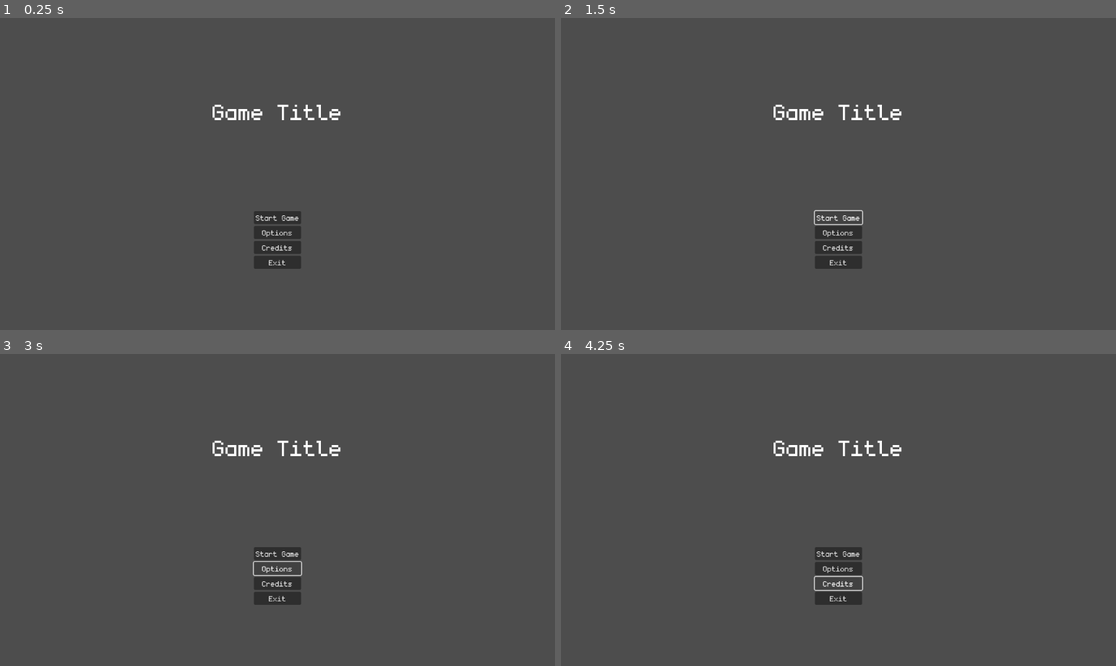
Above: before the commit, frames 1-4 (two rows, left to right).
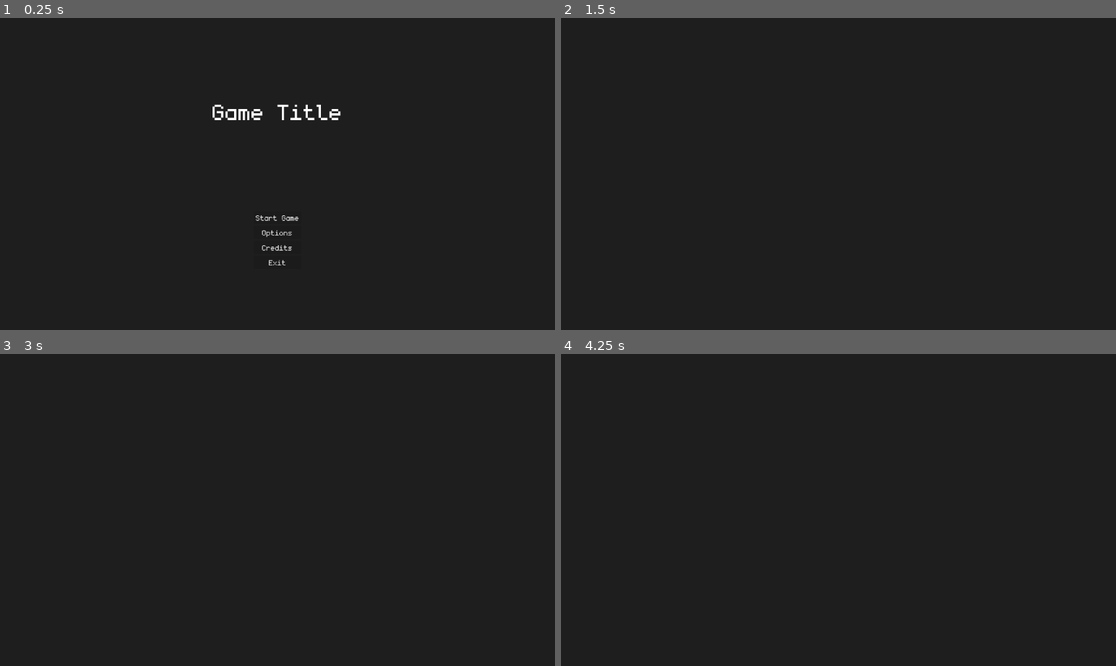
Above: after the commit, the same moments.

Repository: Juanxpeke/GD-BR2024
Game: Godot game, scene res://Core/GUI/MainMenu/main_menu.tscn
Same seed, same stepped clock (60 frames per second), same inputs: the game is played once before the commit and once after it. Before the commit the project has no main scene; this scene is started directly in both runs.
Inputs (mouse positions are in pixels of both pictures, inside the frame that each line leads up to):
- Up to frame 1 (0.25 s): no input
- Up to frame 2 (1.5 s): click "Start Game" at 0.5 s; click (838, 217) at 1.25 s, where only the run before the commit has a clickable "Start Game"
- Up to frame 3 (3 s): click (277, 553) at 2 s, where only the run before the commit has a clickable "Start Game"; click (277, 569) at 2.75 s, where only the run before the commit has a clickable "Options"
- Up to frame 4 (4.25 s): click (838, 584) at 3.5 s, where only the run before the commit has a clickable "Credits"

The runs differ from the first frame. In frame 1, 98% of the frame differs, in the area x 0-100%, y 0-100%; in frame 2, 99%; in frame 3, 99%; in frame 4, 99%.

Commit message:
Added domino node

Diff:
--- /dev/null
+++ b/Core/Domino/domino.gd
@@ -0,0 +1,30 @@
+class_name Domino
+extends Node2D
+
+var grabbed : bool = false
+
+@onready var sprite := %Sprite
+@onready var area := %Area
+
+# Called when the node enters the scene tree for the first time
+func _ready() -> void:
+	area.input_event.connect(_on_input_event)
+	area.mouse_entered.connect(_on_mouse_entered)
+	area.mouse_exited.connect(_on_mouse_exited)
+
+# Called every frame. 'delta' is the elapsed time since the previous frame
+func _process(delta: float) -> void:
+	pass
+
+# Called on input event within the node
+func _on_input_event(viewport : Node, event : InputEvent, shape_idx : int) -> void:
+	if event is InputEventMouseButton and event.button_index == MOUSE_BUTTON_LEFT and  event.is_pressed():
+		print('xd')
+
+# Called when the mouse enters the node
+func _on_mouse_entered() -> void:
+	pass
+
+# Called when the node exits the node
+func _on_mouse_exited() -> void:
+	pass
--- /dev/null
+++ b/Core/Domino/domino.tscn
@@ -0,0 +1,21 @@
+[gd_scene load_steps=4 format=3 uid="uid://lnky8im65wgg"]
+
+[ext_resource type="Script" path="res://Core/Domino/domino.gd" id="1_0ifoe"]
+[ext_resource type="Texture2D" uid="uid://jlryjbt7mgau" path="res://icon.svg" id="2_ksm0i"]
+
+[sub_resource type="RectangleShape2D" id="RectangleShape2D_fsirf"]
+size = Vector2(16, 32)
+
+[node name="Domino" type="Node2D"]
+script = ExtResource("1_0ifoe")
+
+[node name="Sprite" type="Sprite2D" parent="."]
+unique_name_in_owner = true
+scale = Vector2(0.125, 0.25)
+texture = ExtResource("2_ksm0i")
+
+[node name="Area" type="Area2D" parent="."]
+unique_name_in_owner = true
+
+[node name="CollisionShape" type="CollisionShape2D" parent="Area"]
+shape = SubResource("RectangleShape2D_fsirf")
--- /dev/null
+++ b/Core/GUI/MainMenu/main_menu.gd
@@ -0,0 +1,28 @@
+class_name MainMenu
+extends Control
+
+var match_scene : PackedScene = load("res://Core/Match/match.tscn")
+
+@onready var start_game_button := %StartGameButton
+@onready var options_button := %OptionsButton
+@onready var credits_button := %CreditsButton
+@onready var exit_button := %ExitButton
+
+# Private
+
+# Called when the node enters the scene tree for the first time
+func _ready() -> void:
+	start_game_button.pressed.connect(_on_start_game_button_pressed)
+	exit_button.pressed.connect(_on_exit_button_pressed)
+
+# Called every frame. 'delta' is the elapsed time since the previous frame
+func _process(delta: float) -> void:
+	pass
+
+# Called when the start game button is pressed
+func _on_start_game_button_pressed() -> void:
+	get_tree().change_scene_to_packed(match_scene)
+
+# Called when the exit button is pressed
+func _on_exit_button_pressed() -> void:
+	get_tree().quit()
--- a/Core/GUI/MainMenu/main_menu.tscn
+++ b/Core/GUI/MainMenu/main_menu.tscn
@@ -1,4 +1,6 @@
-[gd_scene format=3 uid="uid://dfc1rfdj3ibh8"]
+[gd_scene load_steps=2 format=3 uid="uid://dfc1rfdj3ibh8"]
+
+[ext_resource type="Script" path="res://Core/GUI/MainMenu/main_menu.gd" id="1_enann"]
 
 [node name="MainMenu" type="Control"]
 layout_mode = 3
@@ -7,6 +9,7 @@
 anchor_bottom = 1.0
 grow_horizontal = 2
 grow_vertical = 2
+script = ExtResource("1_enann")
 
 [node name="Title" type="Label" parent="."]
 layout_mode = 1
@@ -39,18 +42,22 @@
 grow_vertical = 2
 
 [node name="StartGameButton" type="Button" parent="ButtonsContainer"]
+unique_name_in_owner = true
 layout_mode = 2
 text = "Start Game"
 
 [node name="OptionsButton" type="Button" parent="ButtonsContainer"]
+unique_name_in_owner = true
 layout_mode = 2
 text = "Options
 "
 
 [node name="CreditsButton" type="Button" parent="ButtonsContainer"]
+unique_name_in_owner = true
 layout_mode = 2
 text = "Credits"
 
 [node name="ExitButton" type="Button" parent="ButtonsContainer"]
+unique_name_in_owner = true
 layout_mode = 2
 text = "Exit"
--- /dev/null
+++ b/Core/Match/match.tscn
@@ -0,0 +1,3 @@
+[gd_scene format=3 uid="uid://jqq8ueul6hen"]
+
+[node name="Match" type="Node2D"]
--- a/project.godot
+++ b/project.godot
@@ -11,6 +11,7 @@
 [application]
 
 config/name="GD-BR2024"
+run/main_scene="res://Core/GUI/MainMenu/main_menu.tscn"
 config/features=PackedStringArray("4.2", "GL Compatibility")
 config/icon="res://icon.svg"
 
@@ -22,3 +23,4 @@
 
 renderer/rendering_method="gl_compatibility"
 renderer/rendering_method.mobile="gl_compatibility"
+environment/defaults/default_clear_color=Color(0.117647, 0.117647, 0.117647, 1)
